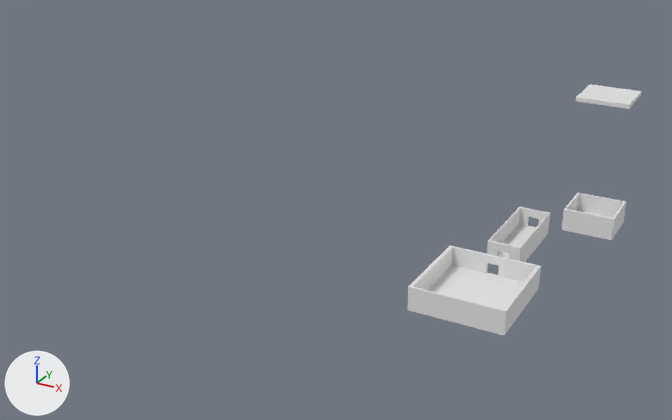
Renders of the FBX model Assets/Models/env/Level/LevelNew.fbx from each side of a commit.
The view is the same before and after, from a 50 mm camera at (7.4, -35.1, 15.7) aimed at (-8.6, -6.0, 1.1). The axes (+X, +Y, +Z) are drawn at lower left. The lights are the same throughout. Where no turn or scale is listed for an object, it has been applied to the vertices.

Before the edit, the objects in view are built like this:
```python
me_cube = bpy.data.meshes.new('Cube')
me_cube.from_pydata(...)  # 448 vertices, 448 faces; spans x -3.71..1.0, y -9.85..1.0, z -0.08..5.44
me_cube.materials.append(mat_material)  # white #e7e7e7
ob_cube = bpy.data.objects.new('Cube', me_cube)
ob_cube.location = (0.0, 0.0, 0.0)
```
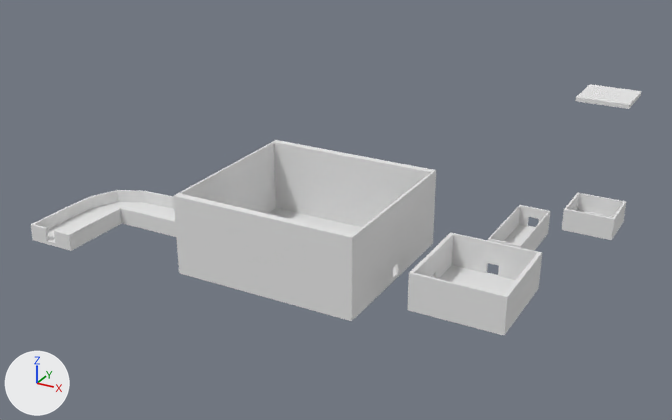
Commit message: New level
again

Changed parts and their boxes [x1, y1, x2, y2] in the pictures (672 x 420 px):
```json
{"object": "Cube", "change": "reshaped", "before": [407, 84, 641, 336], "after": [31, 84, 641, 336], "on screen": "160% wider"}
{"part": 1, "of": "me_cube", "change": "added", "after": [31, 190, 176, 251]}
{"part": 2, "of": "me_cube", "change": "added", "after": [173, 140, 436, 321]}
{"part": 3, "of": "me_cube", "change": "built on", "before": [408, 193, 626, 334], "after": [408, 193, 626, 334]}
```

Scene script edits in JSON lines:
```json
{"block": "me_cube", "where": "# used by ob_cube; location = (0.0, 0.0, 0.0)"}
{"op": "remove", "block": "me_cube", "code": "me_cube.from_pydata(...)  # 448 vertices, 448 faces; spans x -3.71..1.0, y -9.85..1.0, z -0.08..5.44"}
{"op": "add", "block": "me_cube", "code": "me_cube.from_pydata(...)  # 1116 vertices, 1118 faces; spans x -18.89..1.0, y -11.92..1.0, z -0.08..5.44"}
{"block": "me_cube", "change": "me_cube part 1: a new loose piece of 236 vertices spanning x -18.89..-12.57, y -11.92..-7.0, z -0.08..0.59, in mat_material (white #e7e7e7)"}
{"block": "me_cube", "change": "me_cube part 2: a new loose piece of 200 vertices spanning x -12.13..-5.02, y -11.41..-4.66, z -0.08..2.98, in mat_material (white #e7e7e7)"}
{"block": "me_cube", "change": "me_cube part 3"}
{"block": "me_cube", "change": "108 faces are deleted"}
{"block": "me_cube", "change": "32 vertices in x -3.71..-0.29, y -9.85..-6.22, z 0.82 move by (0.0, 0.0, 0.52)"}
{"block": "me_cube", "change": "24 vertices in x -2.63..-1.37, y -5.2..-1.58, z 0.82 move by (0.0, 0.0, 0.08)"}
{"block": "me_cube", "change": "28 new vertices lie (0.0, -1.4, 0.0) away from vertices in x -3.71..-0.29, y -6.31, z -0.08..0.82"}
{"block": "me_cube", "change": "28 new vertices lie (0.0, -0.1, 0.0) away from vertices in x -3.71..-0.29, y -7.71, z -0.08..1.34"}
{"block": "me_cube", "change": "28 new vertices lie (0.0, -0.45, 0.0) away from vertices in x -3.71..-0.29, y -7.81, z -0.08..1.34"}
{"block": "me_cube", "change": "28 new vertices lie (0.0, 1.4, 0.0) away from vertices in x -3.71..-0.29, y -9.76, z -0.08..0.82"}
{"block": "me_cube", "change": "20 new vertices lie (0.0, 0.35, 0.0) away from vertices in x -1.0..1.0, y -0.92, z -0.08..0.82"}
{"block": "me_cube", "change": "20 new vertices lie (0.0, -0.35, 0.0) away from vertices in x -1.0..1.0, y 0.92, z -0.08..0.82"}
{"block": "me_cube", "change": "20 new vertices lie (0.0, 0.17, 0.0) away from vertices in x -1.0..1.0, y 0.22, z -0.08..0.82"}
{"block": "me_cube", "change": "20 new vertices lie (0.0, -0.17, 0.0) away from vertices in x -1.0..1.0, y -0.22, z -0.08..0.82"}
{"block": "me_cube", "change": "12 new vertices lie (-0.17, 0.0, 0.0) away from vertices in x -1.43, y -5.2..-1.58, z 0.08..0.59"}
{"block": "me_cube", "change": "12 new vertices lie (0.17, 0.0, 0.0) away from vertices in x -2.57, y -5.2..-1.58, z 0.08..0.59"}
{"block": "me_cube", "change": "8 new vertices lie (-0.21, 0.0, 0.0) away from vertices in x -1.43, y -5.2..-1.58, z -0.08..0.82"}
{"block": "me_cube", "change": "8 new vertices lie (0.21, 0.0, 0.0) away from vertices in x -2.57, y -5.2..-1.58, z -0.08..0.82"}
{"block": "me_cube", "change": "342 new faces join them"}
```
